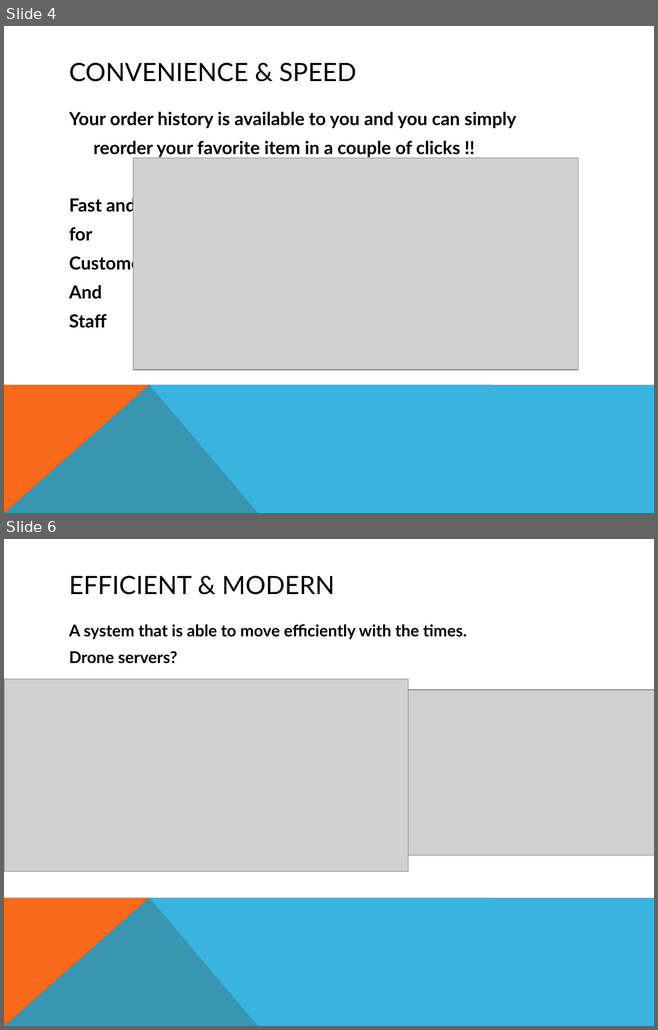
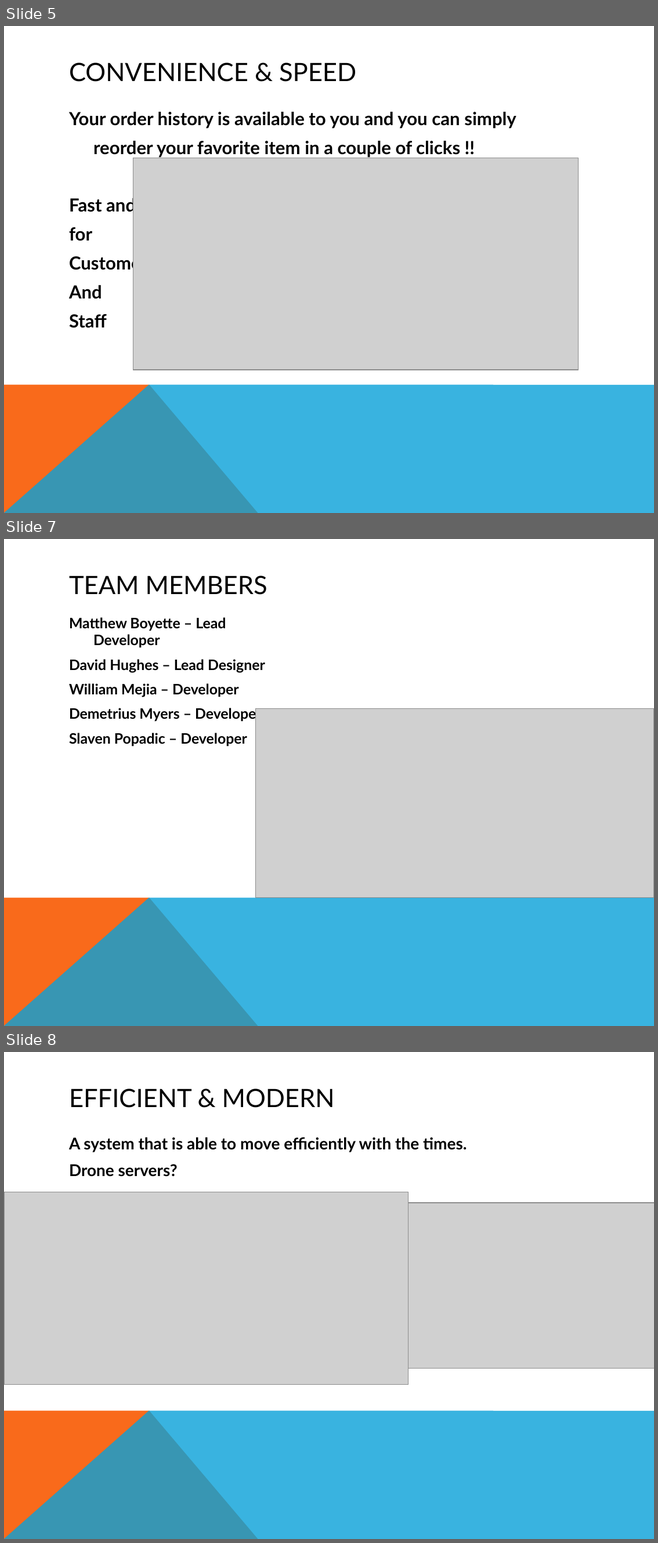
Before and after one commit to Dyndrilliac/cen-4010-assignments, a slide deck: PresentationSoftEng.pptx. Shown one above the other, each under a label of ours: slides 4 and 6 before the commit, slides 5, 7 and 8 after it; the slides between them are not shown. The pictures are 658x1030 and 658x1543 pixels, drawn with LibreOffice and Linux fonts; fonts in the diff are those of the drawing; grey boxes stand for pictures. Boxes give left, top, right and bottom in pixels: in the first picture for what was removed or moved away, otherwise in the second. Text is boxed around its words. In the diff, an @@ line names an element or a change of style, - is before the commit and + after.

```diff
--- a/PresentationSoftEng.pptx
+++ b/PresentationSoftEng.pptx
@@ slide 7 added at (4, 539, 654, 1026), background #FFFFFF; not listed: 2 template elements that a slide beside it also shows @@
@@ title added at (69, 576, 267, 595), 28 pt, text #000000 @@
+TEAM MEMBERS
@@ text added at (69, 617, 265, 746), 16 pt, text #000000, bold @@
+Matthew Boyette – Lead Developer
+David Hughes – Lead Designer
+William Mejia – Developer
+Demetrius Myers – Developer
+Slaven Popadic – Developer
@@ picture added at (255, 708, 654, 898) @@
@@ what was slide 4 is now slide 5 @@
@@ what was slide 6 is now slide 8 @@
```
Also in this commit, not shown: 1 other slide added, 1 other file.
